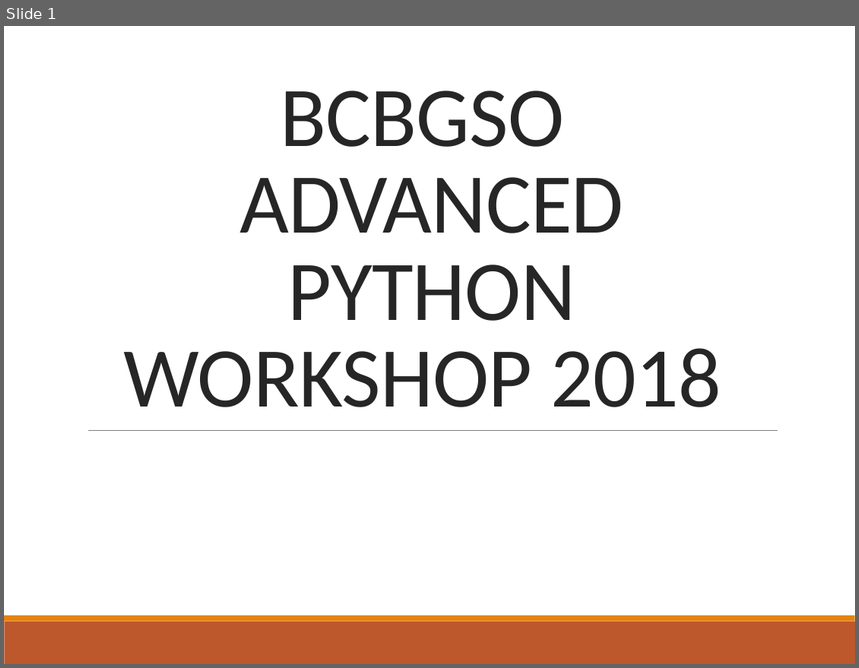
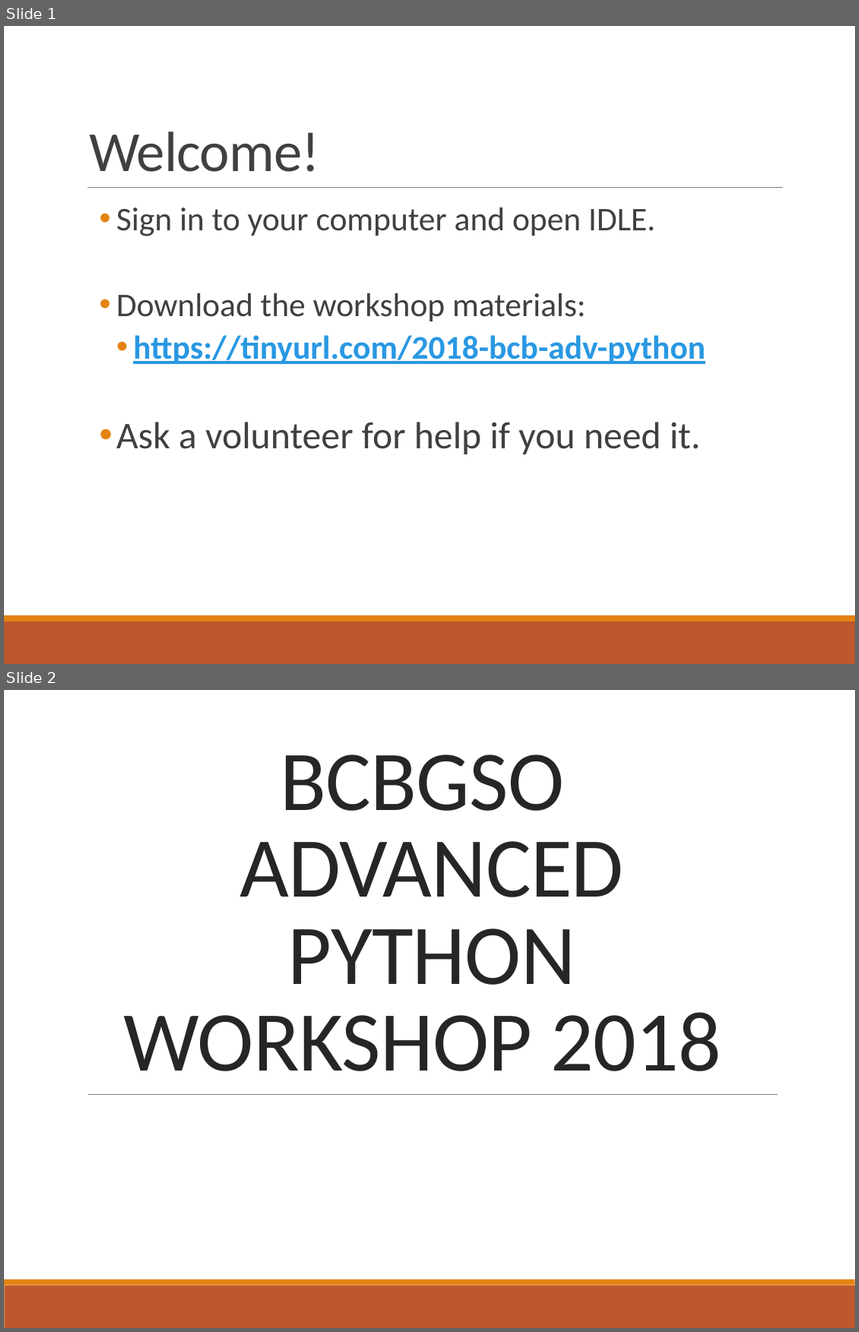
Before and after one commit to pommevilla/bcb.advanced.python.2018, a slide deck: 2018_Advanced_Python.pptx. Shown one above the other, each under a label of ours: slide 1 before the commit, slides 1 and 2 after it. The pictures are 859x668 and 859x1332 pixels, drawn with LibreOffice and Linux fonts; fonts in the diff are those of the drawing. Boxes give left, top, right and bottom in pixels: in the first picture for what was removed or moved away, otherwise in the second. Text is boxed around its words. In the diff, an @@ line names an element or a change of style, - is before the commit and + after.

Commit message:
Added review materials, exported to pdf

```diff
--- a/2018_Advanced_Python.pptx
+++ b/2018_Advanced_Python.pptx
@@ slide 1 added at <box>4,26,855,664</box>, background #FFFFFF; not listed: 2 template elements that a slide beside it also shows @@
@@ title added at <box>89,132,320,172</box>, 48 pt, text #404040 @@
+Welcome!
@@ line added from (88, 188) to (783, 188), #808080 0.5 pt @@
@@ text added at <box>116,207,705,455</box>, 28 pt, text #404040 @@
+  • Sign in to your computer and open IDLE.
+  • Download the workshop materials:
+    • https://tinyurl.com/2018-bcb-adv-python
+  • Ask a volunteer for help if you need it.
@@ what was slide 1 is now slide 2 @@
```
Also in this commit, not shown: 4 slides changed, 6 other slides added, 5 slides removed, 9 other files.
